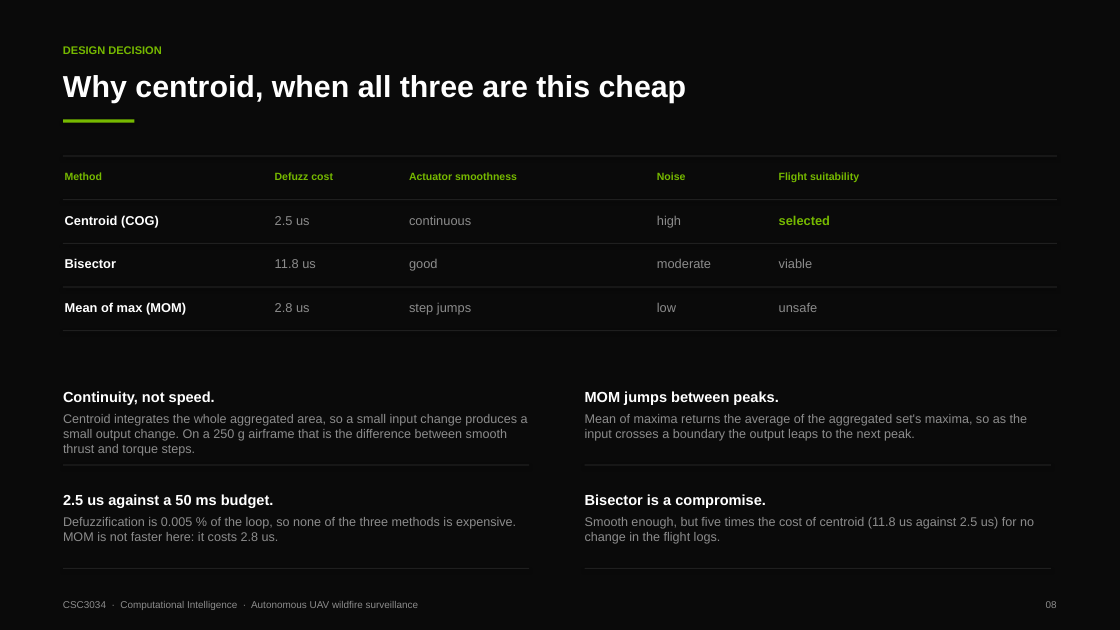
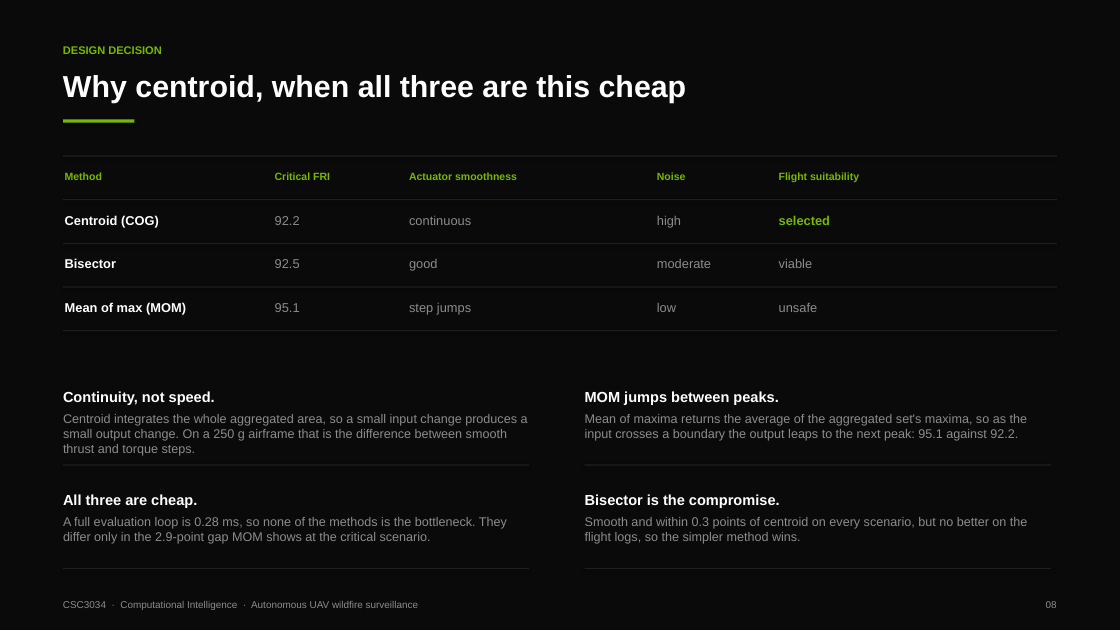
Before and after one commit to 123haiku/csc3034-fuzzy-wildfire-sim, a slide deck: slide 8 of docs/presentation/CSC3034_Presentation_Slides.pptx. Drawn at 1120x630 pixels with LibreOffice and Linux fonts; fonts in the diff are those of the drawing. Boxes give left, top, right and bottom in pixels: in the first picture for what was removed or moved away, otherwise in the second. Text is boxed around its words. In the diff, an @@ line names an element or a change of style, - is before the commit and + after.

```diff
--- a/docs/presentation/CSC3034_Presentation_Slides.pptx
+++ b/docs/presentation/CSC3034_Presentation_Slides.pptx
@@ table at (x1=63, y1=155, x2=991, y2=330) @@
-row 1, column 2: Defuzz cost
+row 1, column 2: Critical FRI
-row 2, column 2: 2.5 us
+row 2, column 2: 92.2
-row 3, column 2: 11.8 us
+row 3, column 2: 92.5
-row 4, column 2: 2.8 us
+row 4, column 2: 95.1
@@ text at (x1=585, y1=414, x2=1028, y2=441): text changed @@
-Mean of maxima returns the average of the aggregated set's maxima, so as the input crosses a boundary the output leaps to the next peak.
+Mean of maxima returns the average of the aggregated set's maxima, so as the input crosses a boundary the output leaps to the next peak: 95.1 against 92.2.
@@ text at (x1=63, y1=494, x2=197, y2=508): text changed @@
-2.5 us against a 50 ms budget.
+All three are cheap.
@@ text at (x1=585, y1=494, x2=780, y2=508): text changed @@
-Bisector is a compromise.
+Bisector is the compromise.
@@ text at (x1=63, y1=517, x2=507, y2=544): text changed @@
-Defuzzification is 0.005 % of the loop, so none of the three methods is expensive. MOM is not faster here: it costs 2.8 us.
+A full evaluation loop is 0.28 ms, so none of the methods is the bottleneck. They differ only in the 2.9-point gap MOM shows at the critical scenario.
@@ text at (x1=585, y1=517, x2=1027, y2=544): text changed @@
-Smooth enough, but five times the cost of centroid (11.8 us against 2.5 us) for no change in the flight logs.
+Smooth and within 0.3 points of centroid on every scenario, but no better on the flight logs, so the simpler method wins.
```
Also in this commit, not shown: 6 other slides changed, 27 other files.
